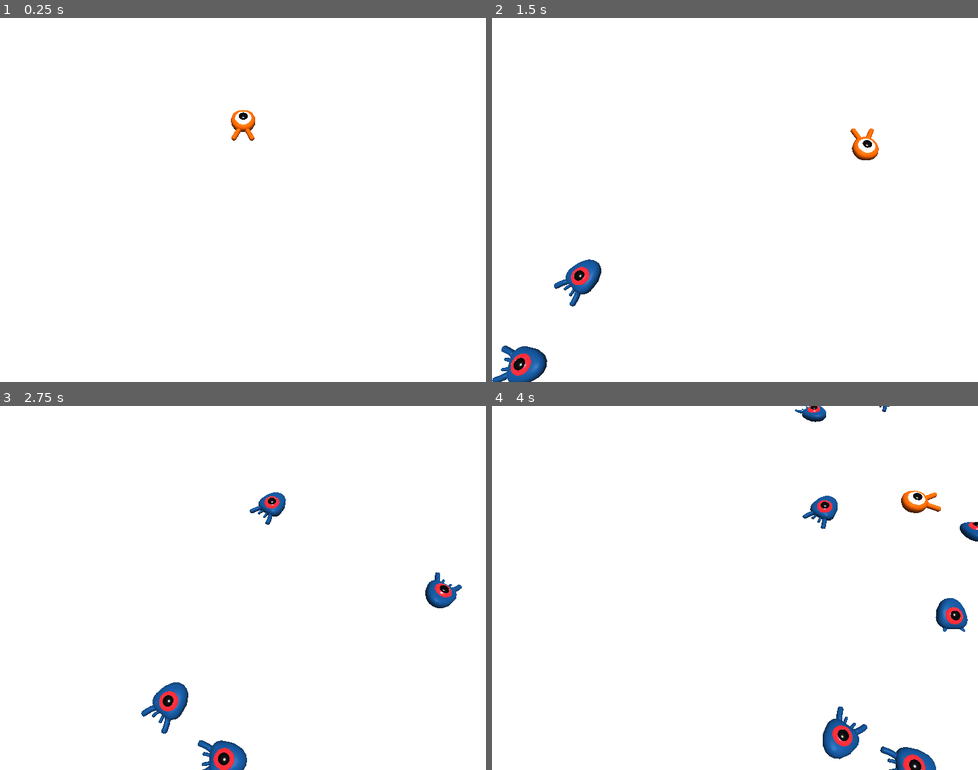
Above: before the commit, frames 1-4 (two rows, left to right).
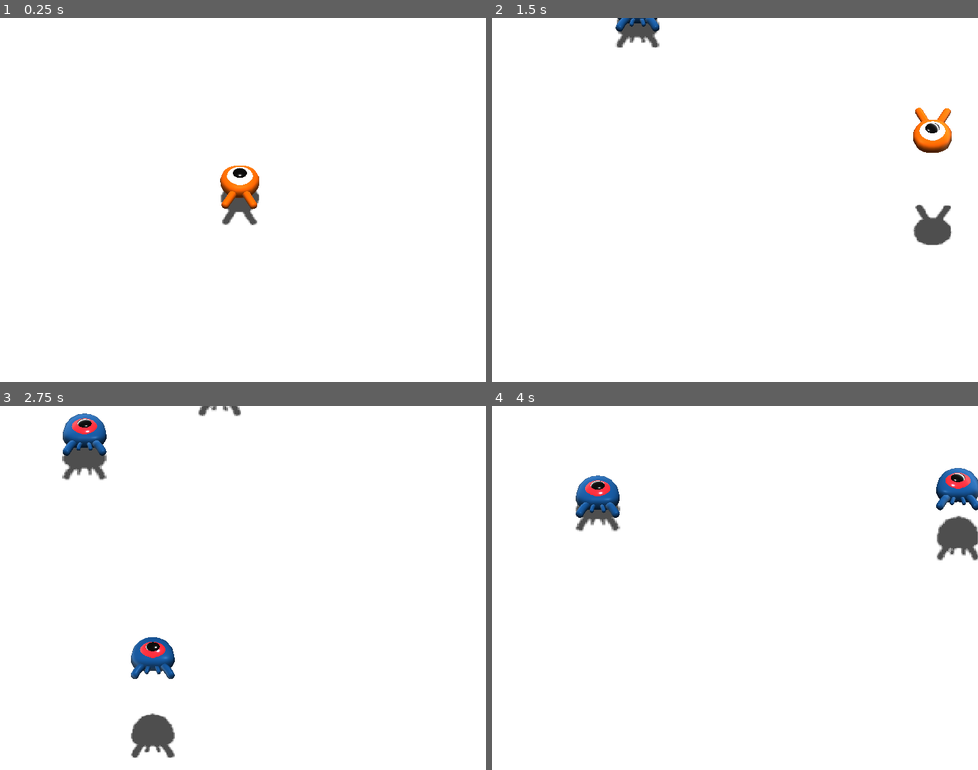
Above: after the commit, the same moments.

Repository: 1u1ucas/First3DProject
Game: Godot game, scene res://Main.tscn
Same seed, same stepped clock (60 frames per second), same inputs: the game is played once before the commit and once after it.
Inputs:
- Up to frame 1 (0.25 s): no input
- Up to frame 2 (1.5 s): tap Enter at 0.5 s; hold D (move_right) 0.53-1.28 s; tap Space (jump) at 0.6, 0.77, 1.07, 1.35 s; hold S (move_back) from 1.28 s (still down)
- Up to frame 3 (2.75 s): tap Space (jump) at 1.52, 1.82, 2.1 s; release S (move_back) at 2.03 s; hold D (move_right) from 2.03 s (still down)
- Up to frame 4 (4 s): release D (move_right) at 2.78 s; hold W (move_forward) 2.78-3.53 s; tap Space (jump) at 2.85, 3.02, 3.32, 3.6, 3.77 s; hold A (move_left) from 3.53 s (still down)

The runs differ from the first frame. In frame 1, 1.1% of the frame differs, in the area x 45-54%, y 25-57%; in frame 2, 3.4%; in frame 3, 5.0%; in frame 4, 5.1%, in the area x 17-100%, y 0-100%.

Commit message:
add the possibility to die when a mob is touch

Diff:
--- a/Main.gd
+++ b/Main.gd
@@ -1,39 +1,27 @@
 extends Node
 
-export var mob_scene: PackedScene
+# Exported variable for the Mob scene
+export (PackedScene) var mob_scene
 
-func _ready():
-	# Check if the signal is already connected to avoid duplicate connections
-	if not $MobTimer.is_connected("timeout", self, "_on_MobTimer_timeout"):
-		var timer_connected = $MobTimer.connect("timeout", self, "_on_MobTimer_timeout")
-		if timer_connected != OK:
-			print("Failed to connect MobTimer timeout signal")
+# Function to handle mob spawning
+func _on_MobTimer_timeout():
+	# Create a new instance of the Mob scene
+	var mob = mob_scene.instance()
 
-func _on_MobTimer_timeout():
-	# Create a new instance of the Mob scene.
-	if mob_scene:
-		var mob = mob_scene.instance()
+	# Choose a random location on the SpawnPath
+	var mob_spawn_location = get_node("SpawnPath/SpawnLocation")
+	# Assign a random progress ratio to the SpawnLocation node
+	mob_spawn_location.offset = randf()
 
-		# Choose a random location on the SpawnPath.
-		var mob_spawn_location = get_node("SpawnPath/SpawnLocation")
+	# Get the player's
+	var player_position = get_node("Player").translation
+	# Initialize the mob with the spawn location and player's position
+	mob.initialize(mob_spawn_location.translation, player_position)
 
-		# Check if mob_spawn_location is valid
-		if mob_spawn_location:
-			# And give it a random offset along the path.
-			mob_spawn_location.unit_offset = randf()
+	# Add the mob to the current scene
+	add_child(mob)
 
-			# Get the position from the PathFollow node.
-			var spawn_position = mob_spawn_location.translation
-
-			var player_translation = $Player.translation
-
-			# Spawn the mob by adding it to the Main scene first.
-			add_child(mob)
-
-			# Initialize the mob with the correct position and player translation
-			# Using call_deferred to ensure it is properly inside the tree
-			mob.call_deferred("initialize", spawn_position, player_translation)
-		else:
-			print("SpawnLocation node not found")
-	else:
-		print("mob_scene is not assigned")
+# Function to handle player hit event
+func _on_player_hit():
+	# Stop the mob timer
+	get_node("MobTimer").stop()
--- a/Main.tscn
+++ b/Main.tscn
@@ -10,11 +10,7 @@
 [sub_resource type="CubeMesh" id=2]
 size = Vector3( 60, 2, 60 )
 
-[sub_resource type="SpatialMaterial" id=4]
-albedo_color = Color( 1, 0, 0, 1 )
-
 [sub_resource type="CylinderMesh" id=3]
-material = SubResource( 4 )
 
 [sub_resource type="Curve3D" id=5]
 _data = {
@@ -39,47 +35,54 @@
 
 [node name="DirectionalLight" type="DirectionalLight" parent="."]
 transform = Transform( 1, 0, 0, 0, 0.0674581, 0.997722, 0, -0.997722, 0.0674581, 0, 27.213, 0 )
+shadow_enabled = true
 
 [node name="Player" parent="." instance=ExtResource( 1 )]
 
-[node name="CameraPivot" type="Position3D" parent="."]
+[node name="CameraPivot2" type="Position3D" parent="."]
+transform = Transform( 1, 0, 0, 0, 0.707107, 0.707107, 0, -0.707107, 0.707107, 0.184, 0, 0 )
 
-[node name="Camera" type="Camera" parent="CameraPivot"]
-transform = Transform( 1, 0, 0, 0, 0.469071, 0.883161, 0, -0.883161, 0.469071, 0, 27.6165, 21.0347 )
+[node name="Camera" type="Camera" parent="CameraPivot2"]
+transform = Transform( 1, 0, 0, 0, 1, 0, 0, 0, 1, 0, 0, 19 )
+projection = 1
 fov = 50.0
-near = 0.01
-far = 87.4
+size = 19.0
 
 [node name="Cylinders" type="Spatial" parent="."]
-transform = Transform( 1, 0, 0, 0, 1, 0, 0, 0, 1, -20, 0, -14 )
+transform = Transform( 1, 0, 0, 0, 1, 0, 0, 0, 1, 8, 0, 0 )
 
 [node name="MeshInstance" type="MeshInstance" parent="Cylinders"]
-transform = Transform( 1, 0, 0, 0, 1, 0, 0, 0, 1, -6, 0, -3 )
+transform = Transform( 1, 0, 0, 0, 1, 0, 0, 0, 1, 6, 0, -15 )
 mesh = SubResource( 3 )
 
 [node name="MeshInstance2" type="MeshInstance" parent="Cylinders"]
-transform = Transform( 1, 0, 0, 0, 1, 0, 0, 0, 1, 4, 0, 35 )
+transform = Transform( 1, 0, 0, 0, 1, 0, 0, 0, 1, -21, 0, -15 )
 mesh = SubResource( 3 )
 skeleton = NodePath("")
 
 [node name="MeshInstance3" type="MeshInstance" parent="Cylinders"]
-transform = Transform( 1, 0, 0, 0, 1, 0, 0, 0, 1, 35, 0, 35 )
+transform = Transform( 1, 0, 0, 0, 1, 0, 0, 0, 1, -21, 0, 16 )
 mesh = SubResource( 3 )
 skeleton = NodePath("")
 
 [node name="MeshInstance4" type="MeshInstance" parent="Cylinders"]
-transform = Transform( 1, 0, 0, 0, 1, 0, 0, 0, 1, 45, 0, -3 )
+transform = Transform( 1, 0, 0, 0, 1, 0, 0, 0, 1, 6, 0, 16 )
 mesh = SubResource( 3 )
 skeleton = NodePath("")
+
+[node name="SpawnPath" type="Path" parent="."]
+transform = Transform( 1, 0, 0, 0, 1, 0, 0, 0, 1, 0, 1, 0 )
+curve = SubResource( 5 )
+
+[node name="SpawnLocation" type="PathFollow" parent="SpawnPath"]
+transform = Transform( -0.491816, 0, -0.870699, 0, 1, 0, 0.870699, 0, -0.491816, -19.1143, 0, 18.5628 )
+offset = 34.5391
+rotation_mode = 1
+cubic_interp = false
+loop = false
 
 [node name="MobTimer" type="Timer" parent="."]
 wait_time = 0.5
 autostart = true
 
-[node name="SpawnPath" type="Path" parent="."]
-curve = SubResource( 5 )
-
-[node name="SpawnLocation" type="PathFollow" parent="SpawnPath"]
-transform = Transform( 1, 0, 0, 0, 1, 0, 0, 0, 1, -20, 0, -14 )
-
 [connection signal="timeout" from="MobTimer" to="." method="_on_MobTimer_timeout"]
--- a/Mob.gd
+++ b/Mob.gd
@@ -1,61 +1,42 @@
 extends KinematicBody
 
-export var bounce_impulse = 16
-# Vitesse minimale du mob en mètres par seconde.
+# Emitted when the player jumped on the mob.
+signal squashed
+
+# Minimum speed of the mob in meters per second.
 export var min_speed = 10
-# Vitesse maximale du mob en mètres par seconde.
+# Maximum speed of the mob in meters per second.
 export var max_speed = 18
 
 var velocity = Vector3.ZERO
-
-signal squashed
-
-func _ready():
-	# Assurez-vous que le signal est connecté
-	if not $VisibilityNotifier.is_connected("screen_exited", self, "_on_VisibilityNotifier_screen_exited"):
-		var result = $VisibilityNotifier.connect("screen_exited", self, "_on_VisibilityNotifier_screen_exited")
-		if result != OK:
-			print("Failed to connect 'screen_exited' signal")
+var start_position = Vector3()
+var player_position = Vector3()
 
 func _physics_process(_delta):
 	velocity = move_and_slide(velocity)
 
-	for i in range(get_slide_count()):
-		var collision = get_slide_collision(i)
+func initialize(_start_position, _player_position):
+	start_position = _start_position
+	player_position = _player_position
 
-		if collision.collider and collision.collider.is_in_group("mob"):
-			var mob = collision.collider
-			if Vector3.UP.dot(collision.normal) > 0.1:
-				if mob.has_method("squash"):
-					mob.squash()
-				velocity.y = bounce_impulse
-				break
-
-# Cette fonction sera appelée depuis la scène principale.
-func initialize(start_position, player_translation):
-	# Nous positionnons le mob en le plaçant à start_position
+func _ready():
 	global_transform.origin = start_position
 
-	# et nous le faisons tourner vers player_translation, pour qu'il regarde le joueur.
-	look_at(player_translation, Vector3.UP)
+	# Calculate the direction towards the player
+	var direction = (player_position - start_position).normalized()
 
-	# Faire tourner ce mob aléatoirement dans une plage de -45 à +45 degrés,
-	# pour qu'il ne se déplace pas directement vers le joueur.
-	rotate_y(rand_range(-PI / 4, PI / 4))
+	# Rotate this mob randomly within range of -45 and +45 degrees,
+	# so that it doesn't move directly towards the player.
+	direction = direction.rotated(Vector3.UP, rand_range(-PI / 4, PI / 4))
 
-	# Nous calculons une vitesse aléatoire (entier)
-	var random_speed = int(rand_range(min_speed, max_speed))
-
-	# Nous calculons une vélocité avant qui représente la vitesse.
-	velocity = Vector3.FORWARD * random_speed
-
-	# Nous faisons ensuite tourner le vecteur de vélocité en fonction de la rotation Y du mob
-	# pour qu'il se déplace dans la direction où le mob regarde.
-	velocity = velocity.rotated(Vector3.UP, rotation.y)
-
-func _on_VisibilityNotifier_screen_exited():
-	queue_free()
+	# Calculate a random speed (integer)
+	var random_speed = rand_range(min_speed, max_speed)
+	# Calculate the velocity vector that represents the speed
+	velocity = direction * random_speed
 
 func squash():
 	emit_signal("squashed")
 	queue_free()
+
+func _on_VisibilityNotifier_screen_exited():
+	queue_free()
--- a/Mob.tscn
+++ b/Mob.tscn
@@ -4,23 +4,25 @@
 [ext_resource path="res://Mob.gd" type="Script" id=2]
 
 [sub_resource type="BoxShape" id=1]
-extents = Vector3( 1.15578, 1.1348, 1.48096 )
+extents = Vector3( 0.679, 0.544, 1.1 )
 
 [node name="Mob" type="KinematicBody" groups=["mob"]]
+transform = Transform( 1, 0, 0, 0, 1, 0, 0, 0, 1, 0, 0.011, 0 )
 collision_layer = 2
 collision_mask = 0
 script = ExtResource( 2 )
 
 [node name="Pivot" type="Spatial" parent="."]
 
-[node name="Character" parent="." instance=ExtResource( 1 )]
+[node name="Character" parent="Pivot" instance=ExtResource( 1 )]
+transform = Transform( 1, 0, 0, 0, 0.989267, 0.146118, 0, -0.146118, 0.989267, 0, 0.347, 0 )
 
 [node name="CollisionShape" type="CollisionShape" parent="."]
-transform = Transform( 1, 0, 0, 0, 1, 0, 0, 0, 1, 0, 0, -0.15422 )
+transform = Transform( 1, 0, 0, 0, 1, 0, 0, 0, 1, 0, 0.528, 0 )
 shape = SubResource( 1 )
 
 [node name="VisibilityNotifier" type="VisibilityNotifier" parent="."]
-transform = Transform( 1, 0, 0, 0, 1, 0, 0, 0, 1, 0, 0.207842, 0.342943 )
-aabb = AABB( -1.14399, -0.666509, -1.65217, 2.28799, 1.33302, 3.30434 )
+transform = Transform( 1, 0, 0, 0, 1, 0, 0, 0, 1, 0, 0.062, 0.332 )
+aabb = AABB( -1.2, 0.251, -1.571, 2.41, 1.093, 3.172 )
 
 [connection signal="screen_exited" from="VisibilityNotifier" to="." method="_on_VisibilityNotifier_screen_exited"]
--- a/Player.gd
+++ b/Player.gd
@@ -1,50 +1,59 @@
 extends KinematicBody
 
+# Emitted when a mob hit the player.
+signal hit
+
+# How fast the player moves in meters per second.
 export var speed = 14
+# The downward acceleration when in the air, in meters per second squared.
 export var fall_acceleration = 75
-export var jump_impulse = 16
+# Vertical impulse applied to the character upon jumping in meters per second.
+export var jump_impulse = 20
+# Vertical impulse applied to the character upon bouncing over a mob in meters per second.
 export var bounce_impulse = 16
 
 var velocity = Vector3.ZERO
 
+
 func _physics_process(delta):
 	var direction = Vector3.ZERO
 
-	if Input.is_action_pressed('move_right'):
+	if Input.is_action_pressed("move_right"):
 		direction.x += 1
-	if Input.is_action_pressed('move_left'):
+	if Input.is_action_pressed("move_left"):
 		direction.x -= 1
-	if Input.is_action_pressed('move_back'):
+	if Input.is_action_pressed("move_back"):
 		direction.z += 1
-	if Input.is_action_pressed('move_forward'):
+	if Input.is_action_pressed("move_forward"):
 		direction.z -= 1
 
 	if direction != Vector3.ZERO:
 		direction = direction.normalized()
 		$Pivot.look_at(translation + direction, Vector3.UP)
 
-	var target_velocity = Vector3(direction.x * speed, velocity.y, direction.z * speed)
+	velocity.x = direction.x * speed
+	velocity.z = direction.z * speed
 
-	if not is_on_floor():
-		target_velocity.y -= fall_acceleration * delta
-	else:
-		target_velocity.y = 0
+	# Jumping.
+	if is_on_floor() and Input.is_action_just_pressed("jump"):
+		velocity.y += jump_impulse
 
-	if is_on_floor() and Input.is_action_just_pressed("jump"):
-		target_velocity.y = jump_impulse
+	velocity.y -= fall_acceleration * delta
+	velocity = move_and_slide(velocity, Vector3.UP)
 
-	velocity = move_and_slide(target_velocity, Vector3.UP)
+	for index in range(get_slide_count()):
+		var collision = get_slide_collision(index)
+		if collision.collider.is_in_group("mob"):
+			var mob = collision.collider
+			if Vector3.UP.dot(collision.normal) > 0.1:
+				mob.squash()
+				velocity.y = bounce_impulse
 
-	# Iterate through all collisions that occurred this frame
-	for i in range(get_slide_count()):
-		var collision = get_slide_collision(i)
 
-		if collision.collider and collision.collider.is_in_group("mob"):
-			var mob = collision.collider
-			# Check if the player is hitting the mob from above.
-			if Vector3.UP.dot(collision.normal) > 0.1:
-				# If so, squash the mob and bounce.
-				if mob.has_method("squash"):
-					mob.squash()
-				velocity.y = bounce_impulse
-				break
+func die():
+	emit_signal("hit")
+	queue_free()
+
+
+func _on_MobDetector_body_entered(_body):
+	die()
--- a/Player.tscn
+++ b/Player.tscn
@@ -1,19 +1,38 @@
-[gd_scene load_steps=4 format=2]
+[gd_scene load_steps=5 format=2]
 
 [ext_resource path="res://art/player.glb" type="PackedScene" id=1]
 [ext_resource path="res://Player.gd" type="Script" id=2]
 
 [sub_resource type="SphereShape" id=1]
-radius = 1.01221
+radius = 0.792
+
+[sub_resource type="CylinderShape" id=2]
+height = 0.144
+radius = 0.908
 
 [node name="Player" type="KinematicBody"]
 collision_mask = 6
 script = ExtResource( 2 )
+fall_acceleration = 20
+jump_impulse = 16
+bounce_impulse = 75
 
 [node name="Pivot" type="Spatial" parent="."]
 
 [node name="Character" parent="Pivot" instance=ExtResource( 1 )]
+transform = Transform( 1, 0, 0, 0, 0.999711, 0.0240483, 0, -0.0240483, 0.999711, 0, 0.336, 0 )
 
 [node name="Collision" type="CollisionShape" parent="."]
-transform = Transform( 0.790893, -0.453353, -0.411046, 0.402268, 0.891331, -0.209068, 0.46116, 0, 0.887317, 0, 0, 0 )
+transform = Transform( 1, 0, 0, 0, 1, 0, 0, 0, 0.999999, 0, 0.772, 0 )
 shape = SubResource( 1 )
+
+[node name="MobDetector" type="Area" parent="."]
+collision_layer = 0
+collision_mask = 2
+monitorable = false
+
+[node name="CollisionShape" type="CollisionShape" parent="MobDetector"]
+transform = Transform( 1, 0, 0, 0, 1, 0, 0, 0, 1, 0, 1.065, 0 )
+shape = SubResource( 2 )
+
+[connection signal="body_entered" from="MobDetector" to="." method="_on_MobDetector_body_entered"]
Not shown: 1 places in Main.tscn that only renumber resources
